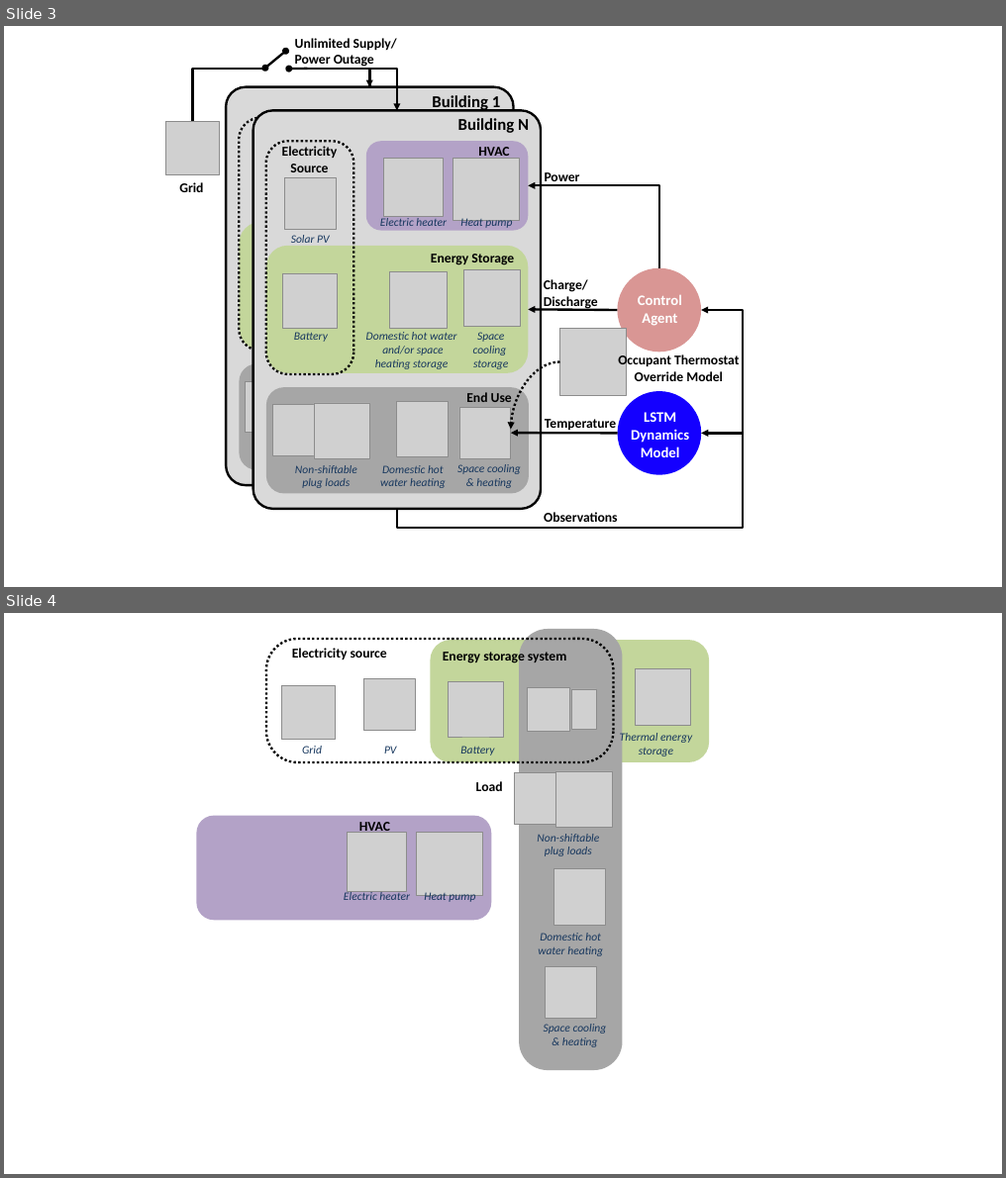
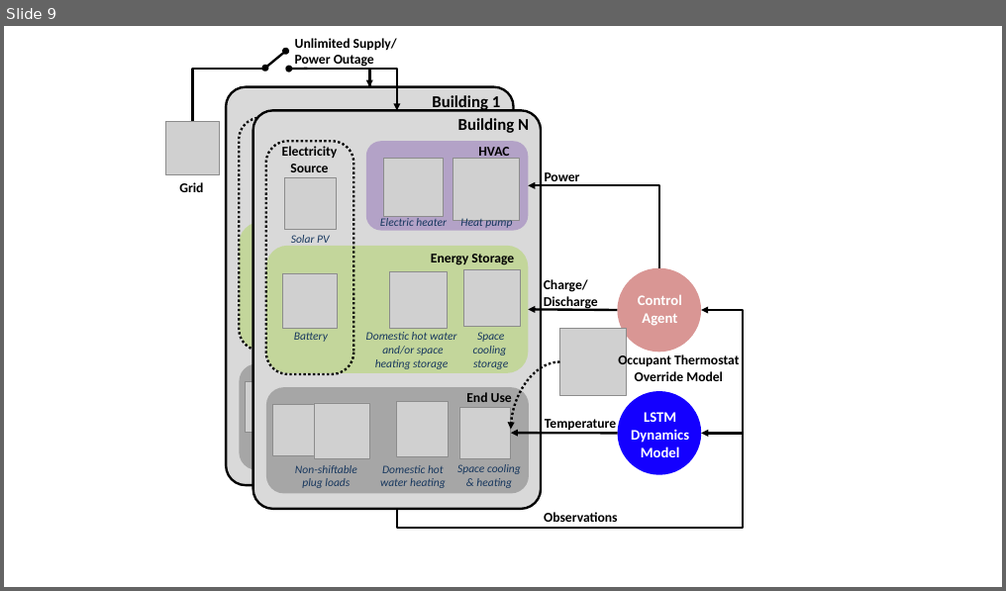
Before and after one commit to intelligent-environments-lab/CityLearn, a slide deck: assets/images/citylearn_systems.pptx. Shown one above the other, each under a label of ours: slides 3 and 4 before the commit, slide 9 after it. The pictures are 1006x1178 and 1006x591 pixels, drawn with LibreOffice and Linux fonts; fonts in the diff are those of the drawing; grey boxes stand for pictures. Boxes give left, top, right and bottom in pixels: in the first picture for what was removed or moved away, otherwise in the second. Text is boxed around its words. In the diff, an @@ line names an element or a change of style, - is before the commit and + after.

Commit message:
Updated schematics source

```diff
--- a/assets/images/citylearn_systems.pptx
+++ b/assets/images/citylearn_systems.pptx
@@ slide 4 removed at bbox=[4, 613, 1002, 1174], background #FFFFFF @@
@@ rounded rectangle removed at bbox=[266, 639, 614, 761] @@
@@ rounded rectangle removed at bbox=[431, 640, 710, 762] @@
@@ rounded rectangle removed at bbox=[519, 629, 623, 1070] @@
@@ text removed at bbox=[292, 648, 387, 660] @@
-Electricity source
@@ text removed at bbox=[443, 649, 566, 664] @@
-Energy storage system
@@ picture removed at bbox=[635, 668, 691, 725] @@
@@ picture removed at bbox=[281, 685, 335, 740] @@
@@ picture removed at bbox=[363, 678, 415, 730] @@
@@ picture removed at bbox=[448, 682, 503, 737] @@
@@ picture removed at bbox=[528, 688, 570, 731] @@
@@ picture removed at bbox=[571, 689, 596, 730] @@
@@ text removed at bbox=[302, 746, 322, 754] @@
-Grid
@@ text removed at bbox=[384, 746, 396, 754] @@
-PV
@@ text removed at bbox=[460, 746, 494, 756] @@
-Battery
@@ text removed at bbox=[620, 732, 692, 757] @@
-Thermal energy storage
@@ text removed at bbox=[476, 781, 503, 791] @@
-Load
@@ picture removed at bbox=[515, 773, 565, 824] @@
@@ picture removed at bbox=[555, 771, 612, 827] @@
@@ rounded rectangle removed at bbox=[196, 816, 491, 921] @@
@@ picture removed at bbox=[348, 833, 407, 891] @@
@@ text removed at bbox=[359, 822, 390, 835] @@
-HVAC
@@ picture removed at bbox=[417, 833, 483, 895] @@
@@ text removed at bbox=[537, 834, 599, 857] @@
-Non-shiftable
-plug loads
@@ picture removed at bbox=[554, 869, 606, 925] @@
@@ text removed at bbox=[344, 891, 410, 900] @@
-Electric heater
@@ text removed at bbox=[424, 891, 475, 902] @@
-Heat pump
@@ text removed at bbox=[538, 933, 603, 957] @@
-Domestic hot water heating
@@ picture removed at bbox=[546, 967, 597, 1019] @@
@@ text removed at bbox=[544, 1024, 607, 1048] @@
-Space cooling & heating
@@ what was slide 3 is now slide 9 @@
```
Also in this commit, not shown: 4 slides changed, 3 slides added, 8 other slides removed.
